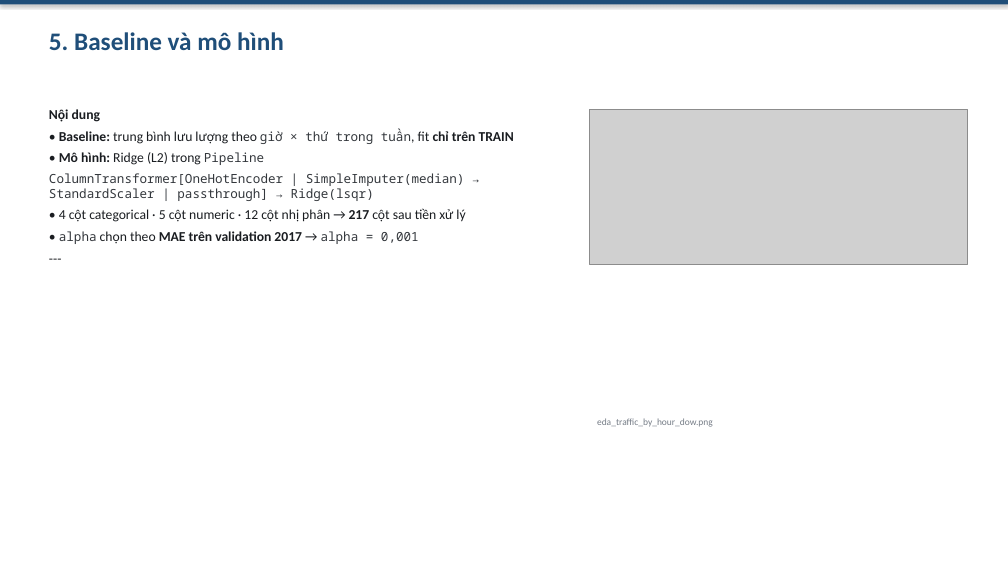
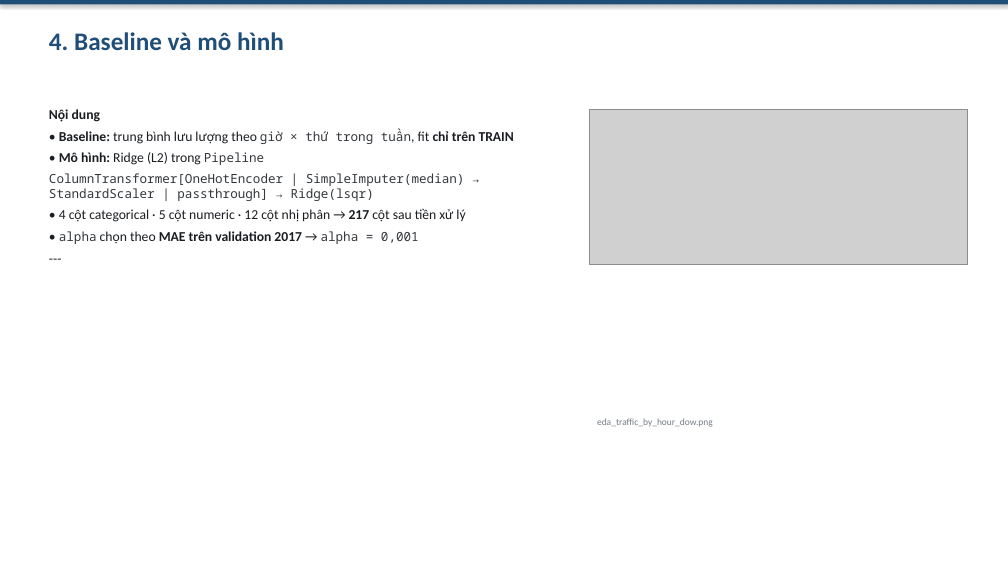
Before and after one commit to laivannha0202/DU-BAO-LUU-LUONG-GIAO-THONG-VOI-CHIA-TAP-THEO-THOI-GIAN, a slide deck: slide 5 of release/slides.pptx (slide 6 before the commit). Drawn at 1008x567 pixels with LibreOffice and Linux fonts; fonts in the diff are those of the drawing; grey boxes stand for pictures. Boxes give left, top, right and bottom in pixels: in the first picture for what was removed or moved away, otherwise in the second. Text is boxed around its words. In the diff, an @@ line names an element or a change of style, - is before the commit and + after.

```diff
--- a/release/slides.pptx
+++ b/release/slides.pptx
@@ text at (49,32,284,50): text changed @@
-5. Baseline và mô hình
+4. Baseline và mô hình
```
Also in this commit, not shown: 9 other slides changed, 1 slide removed, 3 other files.
